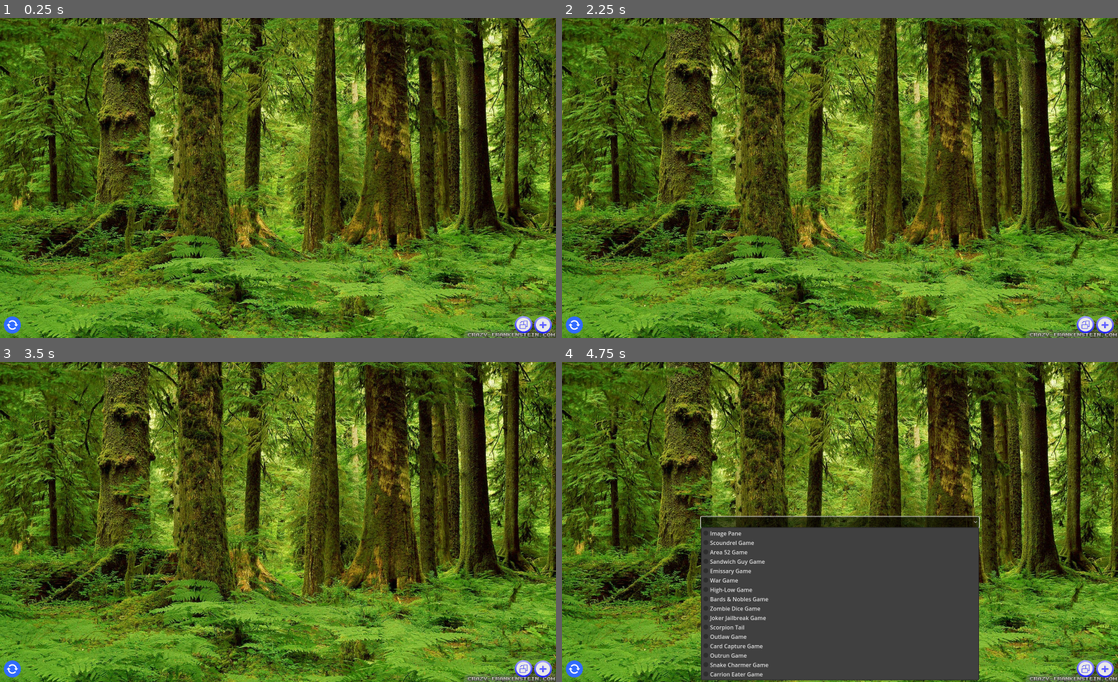
Above: before the commit, frames 1-4 (two rows, left to right).
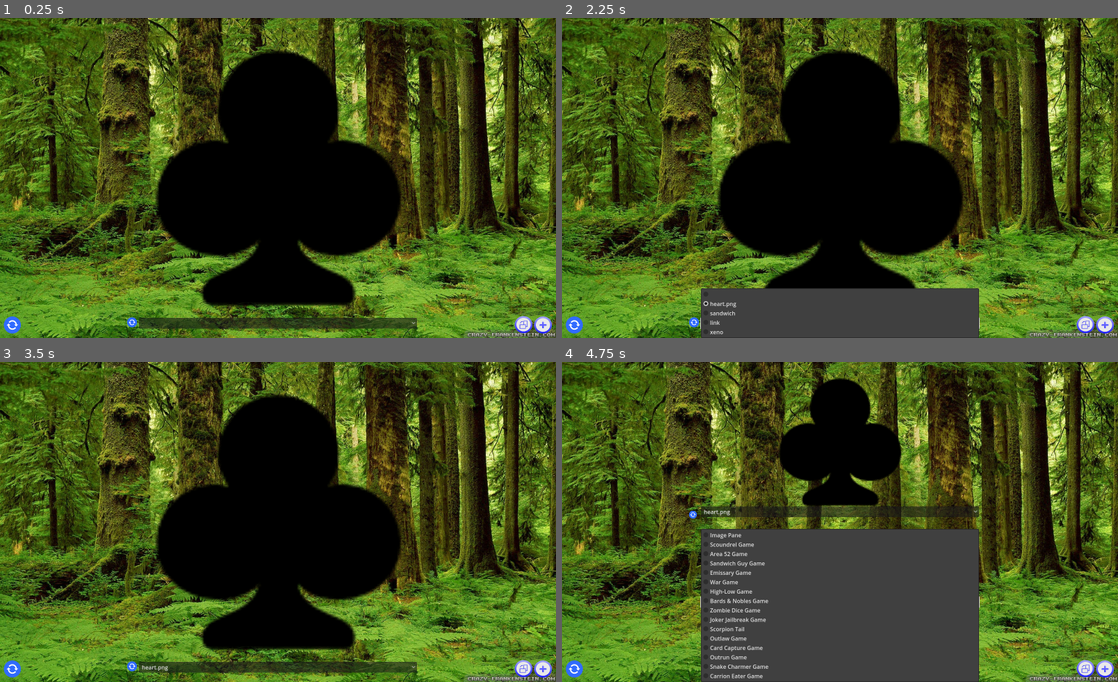
Above: after the commit, the same moments.

Repository: bcgardner2012/multipane
Game: Godot game, scene res://scenes/main.tscn
The game is run twice, just before and just after one commit, with the same random seed, the same clock (stepped at 60 frames per second) and the same inputs.
Inputs (mouse positions are in pixels of both pictures, inside the frame that each line leads up to; where the layout moved, square brackets give the same spot in the first picture):
- Up to frame 1 (0.25 s): no input
- Up to frame 2 (2.25 s): click (840, 322) at 0.52 s; click (695, 322) at 1.27 s; click (840, 322) at 2 s, where only the run after the commit has a clickable "heart.png"
- Up to frame 3 (3.5 s): click (522, 669) at 2.75 s
- Up to frame 4 (4.75 s): click (1106, 669) at 3.5 s; click (840, 602) [840, 522] at 4.25 s

The runs differ from the first frame. In frame 1, 24% of the frame differs, in the area x 22-75%, y 10-98%; in frame 2, 29%, in the area x 22-76%, y 10-100%; in frame 3, 24%; in frame 4, 10%.

Commit message:
add server image pane, listens for game events over network

Diff:
--- a/project.godot
+++ b/project.godot
@@ -14,6 +14,10 @@
 run/main_scene="uid://b0y6xlrl2t0pr"
 config/features=PackedStringArray("4.5", "Forward Plus")
 config/icon="res://icon.svg"
+
+[autoload]
+
+RcpNode="*res://scripts/network/rcp_node.gd"
 
 [display]
 
--- a/scenes/main.tscn
+++ b/scenes/main.tscn
@@ -1,10 +1,11 @@
-[gd_scene load_steps=11 format=3 uid="uid://b0y6xlrl2t0pr"]
+[gd_scene load_steps=12 format=3 uid="uid://b0y6xlrl2t0pr"]
 
 [ext_resource type="Texture2D" uid="uid://cow5ideodi8y0" path="res://assets/10654999.png" id="1_o5qli"]
 [ext_resource type="Texture2D" uid="uid://cjv4ixhe6ri4b" path="res://assets/10654999_pressed.png" id="2_0wfyh"]
 [ext_resource type="Script" uid="uid://spypdcmu4ica" path="res://scripts/background_image.gd" id="2_o6xl0"]
 [ext_resource type="Script" uid="uid://bl4m6dnx3amxu" path="res://scripts/add_pane_button.gd" id="3_jyhfs"]
 [ext_resource type="Script" uid="uid://bk0txhbwrhr3n" path="res://scripts/panes.gd" id="4_tefeu"]
+[ext_resource type="PackedScene" uid="uid://saro0telnpeq" path="res://scenes/server_image_pane.tscn" id="4_ya4ey"]
 [ext_resource type="Texture2D" uid="uid://8e2gx1aswka7" path="res://assets/pl.png" id="5_choun"]
 [ext_resource type="Texture2D" uid="uid://coupb1e3qm8n3" path="res://assets/pl_pressed.png" id="6_ya4ey"]
 [ext_resource type="Texture2D" uid="uid://d3d185da1palt" path="res://assets/cycle.png" id="8_tipki"]
@@ -41,6 +42,10 @@
 grow_vertical = 2
 mouse_filter = 2
 script = ExtResource("4_tefeu")
+
+[node name="ServerImagePane" parent="App/Panes" instance=ExtResource("4_ya4ey")]
+layout_mode = 1
+anchors_preset = -1
 
 [node name="ChangeOrientationButton" type="TextureButton" parent="App"]
 layout_mode = 1
--- /dev/null
+++ b/scenes/server_image_pane.tscn
@@ -0,0 +1,87 @@
+[gd_scene load_steps=9 format=3 uid="uid://saro0telnpeq"]
+
+[ext_resource type="Script" uid="uid://bi40g3xa5m06u" path="res://scripts/server_image_pane.gd" id="1_eckju"]
+[ext_resource type="Texture2D" uid="uid://bw1tv3613l5eh" path="res://assets/club.png" id="1_f2snv"]
+[ext_resource type="Script" uid="uid://b0wbadre6nr1b" path="res://scripts/portrait.gd" id="2_fgk5t"]
+[ext_resource type="Script" uid="uid://do8lgptca7wid" path="res://scripts/button_men_plug.gd" id="2_yqihn"]
+[ext_resource type="Script" uid="uid://d571nsxmjowr" path="res://scripts/control_holder.gd" id="3_gyh2f"]
+[ext_resource type="Script" uid="uid://ogs0qx730nyh" path="res://scripts/folder_selector.gd" id="4_4pc3a"]
+[ext_resource type="Texture2D" uid="uid://d3d185da1palt" path="res://assets/cycle.png" id="5_yqihn"]
+[ext_resource type="Texture2D" uid="uid://d3ejsw71l54p3" path="res://assets/cycle_clicked.png" id="6_rh1ad"]
+
+[node name="ServerImagePane" type="Control"]
+layout_mode = 3
+anchors_preset = 15
+anchor_right = 1.0
+anchor_bottom = 1.0
+grow_horizontal = 2
+grow_vertical = 2
+script = ExtResource("1_eckju")
+
+[node name="Plugs" type="Node" parent="."]
+
+[node name="ButtonMenPlug" type="Node" parent="Plugs" node_paths=PackedStringArray("portrait")]
+script = ExtResource("2_yqihn")
+portrait = NodePath("../../PortraitHolder/Portrait")
+
+[node name="PortraitHolder" type="Control" parent="."]
+layout_mode = 1
+anchor_left = 0.2
+anchor_right = 0.8
+anchor_bottom = 1.0
+grow_horizontal = 2
+grow_vertical = 2
+mouse_filter = 2
+
+[node name="Portrait" type="TextureRect" parent="PortraitHolder"]
+layout_mode = 1
+anchors_preset = 13
+anchor_left = 0.5
+anchor_right = 0.5
+anchor_bottom = 1.0
+offset_left = -64.00003
+offset_right = 63.99997
+grow_horizontal = 2
+grow_vertical = 2
+mouse_filter = 2
+texture = ExtResource("1_f2snv")
+expand_mode = 2
+stretch_mode = 5
+script = ExtResource("2_fgk5t")
+
+[node name="FolderSelectorHolder" type="Control" parent="."]
+layout_mode = 1
+anchor_left = 0.25
+anchor_top = 0.94
+anchor_right = 0.75
+anchor_bottom = 1.0
+grow_horizontal = 2
+grow_vertical = 0
+script = ExtResource("3_gyh2f")
+
+[node name="FolderSelector" type="OptionButton" parent="FolderSelectorHolder"]
+layout_mode = 1
+anchors_preset = -1
+anchor_right = 1.0
+anchor_bottom = 0.5
+grow_horizontal = 2
+grow_vertical = 0
+script = ExtResource("4_4pc3a")
+
+[node name="RandomImageButton" type="TextureButton" parent="FolderSelectorHolder"]
+layout_mode = 1
+anchors_preset = -1
+anchor_bottom = 0.5
+offset_left = -35.0
+offset_top = -5.0
+offset_right = -5.0
+offset_bottom = 5.0
+grow_horizontal = 2
+grow_vertical = 2
+texture_normal = ExtResource("5_yqihn")
+texture_pressed = ExtResource("6_rh1ad")
+ignore_texture_size = true
+stretch_mode = 4
+
+[connection signal="item_selected" from="FolderSelectorHolder/FolderSelector" to="FolderSelectorHolder/FolderSelector" method="_on_item_selected"]
+[connection signal="pressed" from="FolderSelectorHolder/RandomImageButton" to="FolderSelectorHolder/FolderSelector" method="_on_random_image_button_pressed"]
--- /dev/null
+++ b/scripts/button_men_plug.gd
@@ -0,0 +1,75 @@
+extends Node
+class_name ButtonMenPlug
+
+@export var portrait: Portrait
+
+const E_CHAR_SELECT = "E_CHAR_SELECT"
+const E_ATTACK = "attack"
+const E_ROUND_END = "round_end"
+const E_GAME_END = "game_end"
+
+const ATTACK_SUBDIR = "attack"
+const DAMAGE_SUBDIR = "damage"
+const POWER_SUBDIR = "power"
+const SKILL_SUBDIR = "skill"
+const SHADOW_SUBDIR = "shadow"
+const RUSH_SUBDIR = "rush"
+
+const ROUND_WON_SUBDIR = "round_won"
+const ROUND_LOST_SUBDIR = "round_lost"
+const GAME_WON_SUBDIR = "game_won"
+const GAME_LOST_SUBDIR = "game_lost"
+
+var player: int = 0
+var character_name: String
+var path: String
+
+
+func on_message_received(msg) -> void:
+	if player == 0:
+		# assume we're only loading in server panes
+		player = get_parent().get_parent().get_index() + 1
+
+	var event_name: String = msg.event_name
+	var _path: String
+	match event_name:
+		E_CHAR_SELECT:
+			if msg.player == player:
+				character_name = msg.character_name
+				path = character_name
+				portrait.try_load_image(path.path_join("profile"))
+		E_ATTACK:
+			var _attack_type = _int_to_attack_type(msg.attack_type)
+			if msg.player == player:
+				# Damage dealt
+				_path = path.path_join(ATTACK_SUBDIR)
+			else:
+				# Damage taken
+				_path = path.path_join(DAMAGE_SUBDIR)
+			if not portrait.try_load_random_image_from_subdir(_path.path_join(_attack_type)):
+				portrait.try_load_random_image_from_subdir(_path)
+		E_ROUND_END:
+			# Ties are possible, ignoring those
+			if msg.winner == player:
+				_path = path.path_join(ROUND_WON_SUBDIR)
+			else:
+				_path = path.path_join(ROUND_LOST_SUBDIR)
+			portrait.try_load_random_image_from_subdir(_path)
+		E_GAME_END:
+			if msg.winner == player:
+				_path = path.path_join(GAME_WON_SUBDIR)
+			else:
+				_path = path.path_join(GAME_LOST_SUBDIR)
+			portrait.try_load_random_image_from_subdir(_path)
+
+func _int_to_attack_type(i: int) -> String:
+	match i:
+		1:
+			return POWER_SUBDIR
+		2:
+			return SKILL_SUBDIR
+		3:
+			return SHADOW_SUBDIR
+		4:
+			return RUSH_SUBDIR
+	return ""
--- /dev/null
+++ b/scripts/network/rcp_node.gd
@@ -0,0 +1,64 @@
+extends Node
+class_name RCPNode
+
+# Initial calls from clients should include a game name
+# We can use game name to select a plug in the ServerImagePane
+
+signal message_received(message)
+
+var registered_game: String
+
+const PORT = 9000
+const MAX_CONNECTIONS = 4
+
+var peer = ENetMultiplayerPeer.new()
+
+# when a client connects, mark them as unwatched, new panes can pick them up
+var unwatched_streams = []
+
+func next_unwatched_sender_id() -> String:
+	return unwatched_streams.pop_front()
+
+func _ready():
+	var result = peer.create_server(PORT, MAX_CONNECTIONS)
+	if result != OK:
+		push_error("Failed to start server: %s" % result)
+		return
+
+	multiplayer.multiplayer_peer = peer
+	multiplayer.peer_connected.connect(_on_peer_connected)
+	multiplayer.peer_disconnected.connect(_on_peer_disconnected)
+
+	print("Server started on port 9000")
+
+func _on_peer_connected(id: int):
+	print("Client connected with ID:", id)
+	# Send welcome message to the new client
+	rpc_id(id, "receive_message", "Welcome, client %d!" % id)
+
+func _on_peer_disconnected(id: int):
+	print("Client disconnected:", id)
+
+# RPC function to add a message stream that one pane will be watching
+@rpc("any_peer", "call_local", "reliable")
+func claim_pane():
+	var sender_id = multiplayer.get_remote_sender_id()
+	print("Claiming pane for client ", sender_id)
+	unwatched_streams.append(sender_id)
+
+# RPC function to register other running games with image panes
+@rpc("any_peer", "call_local", "reliable")
+func register_game(game_name: String):
+	print("Received game name:", game_name)
+	registered_game = game_name
+
+# RPC function to receive messages from clients
+@rpc("any_peer", "call_local", "reliable")
+func send_message(msg):
+	print("Received from client:", msg)
+	message_received.emit(msg)
+
+# RPC function to send messages to clients
+@rpc("authority")
+func receive_message(msg: String):
+	print("Message to client:", msg)
--- /dev/null
+++ b/scripts/server_image_pane.gd
@@ -0,0 +1,11 @@
+extends Control
+class_name ServerImagePane
+
+func _ready() -> void:
+	RcpNode.message_received.connect(_on_rcp_node_message_received)
+
+func _on_rcp_node_message_received(msg) -> void:
+	print("on trigger")
+	if RcpNode.registered_game == "ButtonMen":
+		var plug = $Plugs/ButtonMenPlug
+		plug.on_message_received(msg)
Not shown, added: scripts/button_men_plug.gd.uid
Not shown, added: scripts/network/rcp_node.gd.uid
Not shown, added: scripts/server_image_pane.gd.uid
